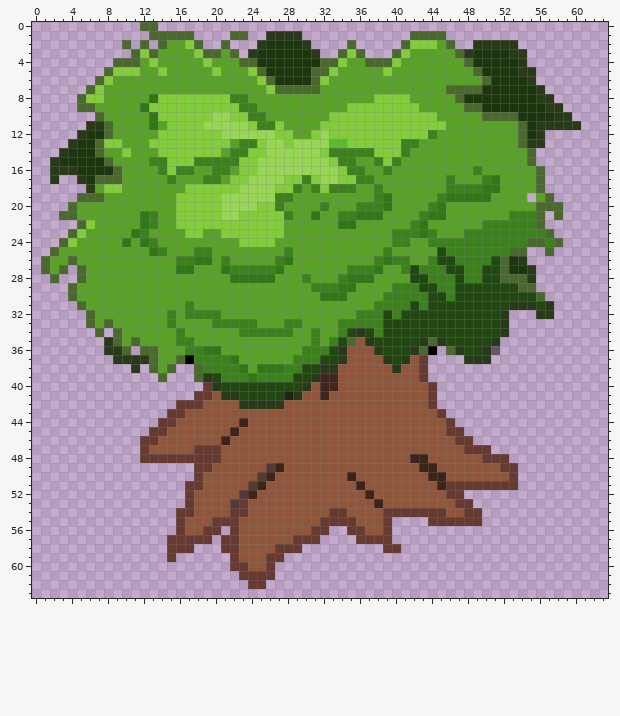
A pixel-art file gets an edit: WIP_Pixel_Art/Spruce_Tree.aseprite. The picture above is the old version.
64x64 pixels, 1 frame. Colours within 5 levels of each other are drawn and written as one.
After:
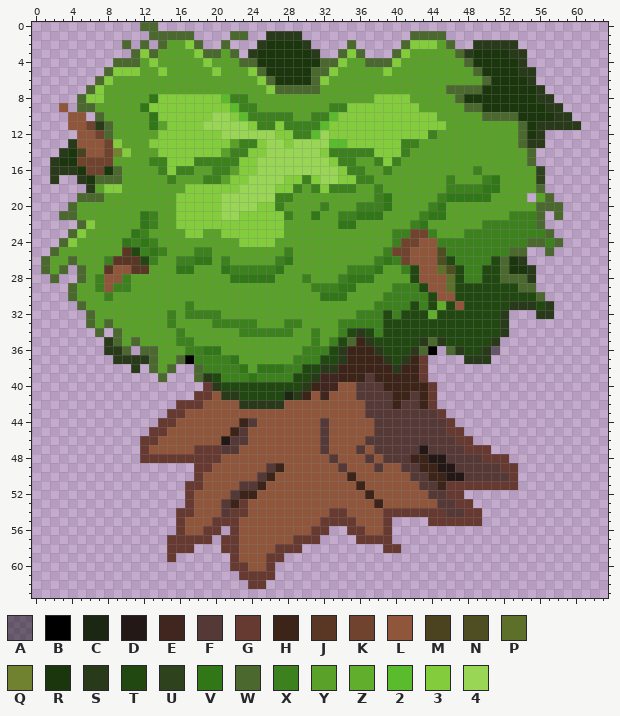
Palette (. is transparent): A #00000073  B #000000  C #1b2613  D #241817  E #41251f  F #553937  G #663931  H #3c2419  J #5a3625  K #70432e  L #8f563b  M #4b4320  N #4e4e22  P #5e6f2a  Q #708230  R #1b360d  S #293a1a  T #214810  U #2f421e  V #317717  W #4b692f  X #3c811e  Y #5aa129  Z #61ae2c  2 #5abb2c  3 #83cc3c  4 #99d656
Difference:
layer "Trunk/Trunk Soft Shading" opacity 53% added
layer "Branch/Leaf" added
layer "Branch/Branch Base" now shown
layer "Branch/branch Shadow" now shown
layer "Branch/Branch Outlines" now shown
layer "Trunk/Trunk Soft Lighting" removed
Changed rows in their new state; - is an unchanged pixel.
first column x 3:
 8 ------------------2-----------------------------------
 9 L------------------2----------XX----------------------
10 -LL-----------------2--XXX--XX2-----------------------
11 -LLK---------------------XXXX2------------------------
12 --LLK---------------------XX2-------------------------
13 --LLLK------------------------------------------------
14 --MLLKQ-----------------------------------------------
15 --KKKK------------------------------------------------
16 ---KK------------------------------------------------U
17 -----------------------------------------------------U
first column x 7:
23 -----------------------------------KK---------
24 ----X-----------------------------KKLL--------
25 ---JTX---------------------------KKLLLN-------
26 -XJJJTX---------------------------KLLLN-------
27 -JLLJJ------------------------------LLPN------
28 XLLX--------------------------------LLLP------
29 XLXX---------------------------------LLP------
30 -X------------------------------------LL------
31 --------------------------------------Z-L-----
32 -------------------------------------Z--------
35 -----------------------------H----------------
36 ----------------------------HHH---------------
37 ----------------------------HHHH---H----------
38 ---------------------------HHHHHH-HH----------
39 ---------------------------HHHFHHHHH----------
40 ------------------------H----FFFHHHHH---------
41 -----------------------H-----FFFFHHFH---------
42 ------------------------------FFFHFFH---------
43 ------------------------------FFFFFFFF--------
44 -----------------F-------F-----FFFFFFFF-------
45 ----------------F--------F-----FFFFFFFF-------
46 --------------DFF--------F----FFFFFFFFFF------
47 --------------FF---------F---F-FFFFFDFFFF-----
48 --------------------------F---F-FFF--DDFFFF---
49 ---------------------------F---F--FF--DDFFFFF-
50 -----------------------------------FF--DDFFFFF
51 ----------------F-------------------FF--------
52 ---------------FH--------------------FF-------
53 --------------FH----------------------FF------
54 --------------F------------------------FF-----
